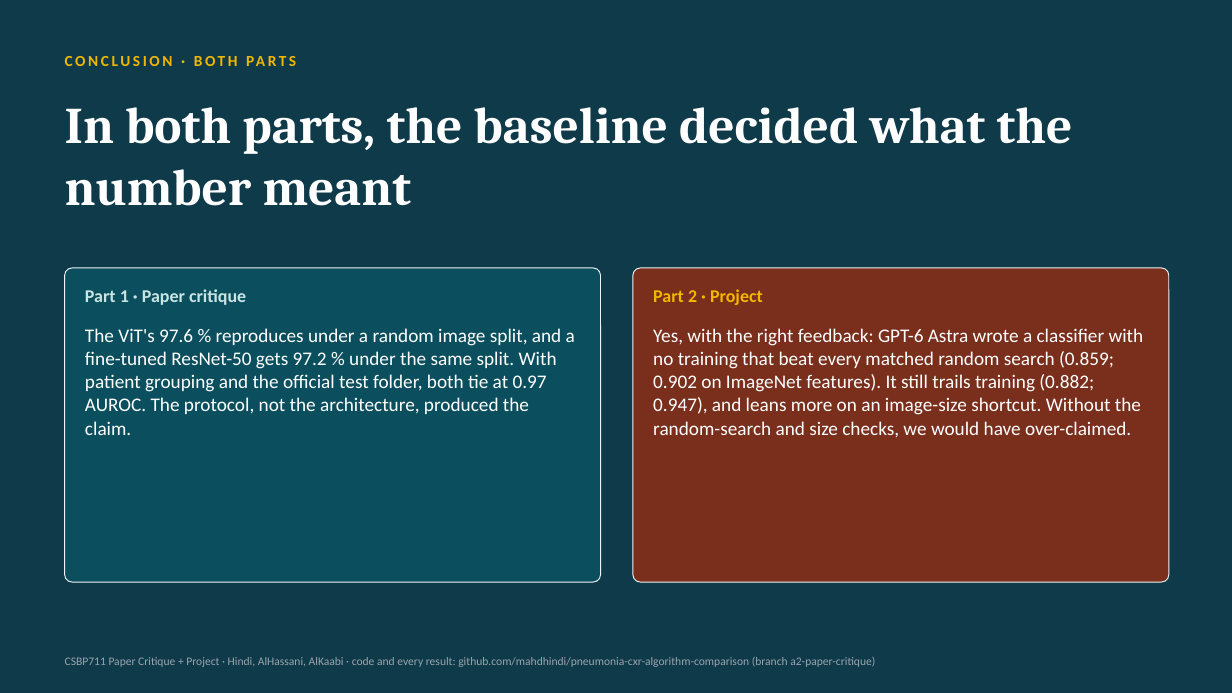
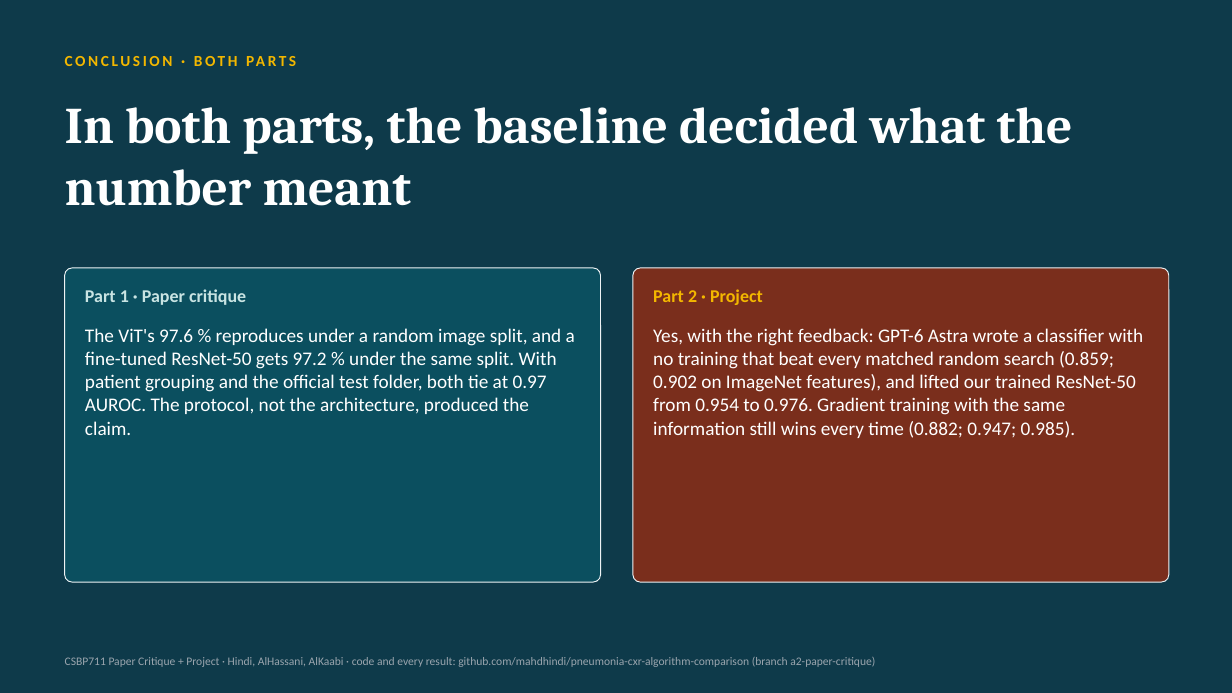
Before and after one commit to mahdhindi/pneumonia-cxr-algorithm-comparison, a slide deck: slide 23 of slides/CSBP711_Critique_Project_slides.pptx. Drawn at 1232x693 pixels with LibreOffice and Linux fonts; fonts in the diff are those of the drawing. Boxes give left, top, right and bottom in pixels: in the first picture for what was removed or moved away, otherwise in the second. Text is boxed around its words. In the diff, an @@ line names an element or a change of style, - is before the commit and + after.

```diff
--- a/slides/CSBP711_Critique_Project_slides.pptx
+++ b/slides/CSBP711_Critique_Project_slides.pptx
@@ text at (653,328,1144,438): text changed @@
-Yes, with the right feedback: GPT-6 Astra wrote a classifier with no training that beat every matched random search (0.859; 0.902 on ImageNet features). It still trails training (0.882; 0.947), and leans more on an image-size shortcut. Without the random-search and size checks, we would have over-claimed.
+Yes, with the right feedback: GPT-6 Astra wrote a classifier with no training that beat every matched random search (0.859; 0.902 on ImageNet features), and lifted our trained ResNet-50 from 0.954 to 0.976. Gradient training with the same information still wins every time (0.882; 0.947; 0.985).
```
Also in this commit, not shown: 2 other slides changed, 4 other files.
